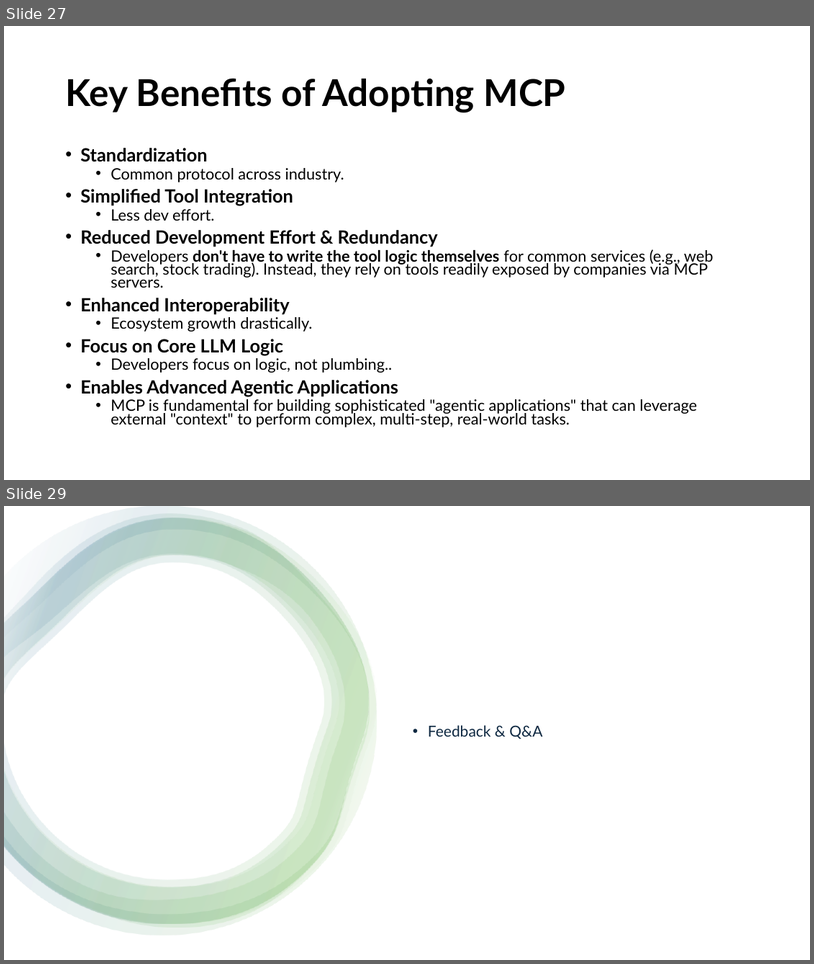
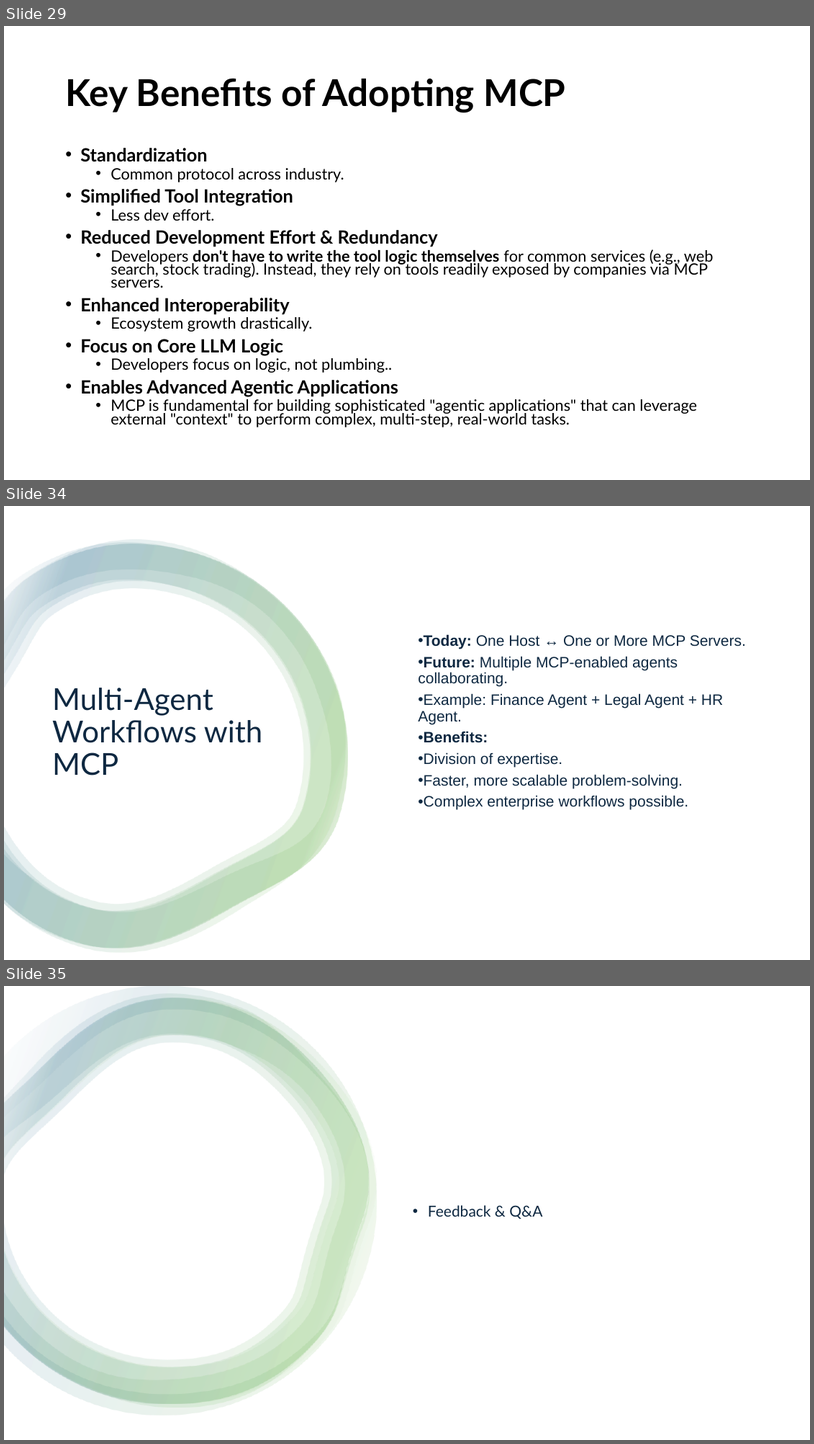
Before and after one commit to aravind07d/Artificial-Intelligent--Presentations, a slide deck: MCP.pptx. Shown one above the other, each under a label of ours: slides 27 and 29 before the commit, slides 29, 34 and 35 after it; the slides between them are not shown. The pictures are 814x964 and 814x1444 pixels, drawn with LibreOffice and Linux fonts; fonts in the diff are those of the drawing. Boxes give left, top, right and bottom in pixels: in the first picture for what was removed or moved away, otherwise in the second. Text is boxed around its words. In the diff, an @@ line names an element or a change of style, - is before the commit and + after.

```diff
--- a/MCP.pptx
+++ b/MCP.pptx
@@ slide 34 added at (x1=4, y1=506, x2=810, y2=960), background #FFFFFF @@
@@ rectangle added at (x1=4, y1=506, x2=810, y2=960), fill #FFFFFF @@
@@ group added at (x1=4, y1=540, x2=348, y2=952): 4 freeform shapes @@
@@ text added at (x1=418, y1=634, x2=746, y2=810), 18 pt, text #0E2841 @@
+• Today: One Host ↔ One or More MCP Servers.
+• Future: Multiple MCP-enabled agents collaborating.
+• Example: Finance Agent + Legal Agent + HR Agent.
+• Benefits:
+• Division of expertise.
+• Faster, more scalable problem-solving.
+• Complex enterprise workflows possible.
@@ title added at (x1=52, y1=687, x2=262, y2=775), 36 pt, text #0E2841 @@
+Multi-Agent Workflows with MCP
@@ what was slide 27 is now slide 29 @@
@@ what was slide 29 is now slide 35 @@
```
Also in this commit, not shown: 2 slides changed, 5 other slides added.
